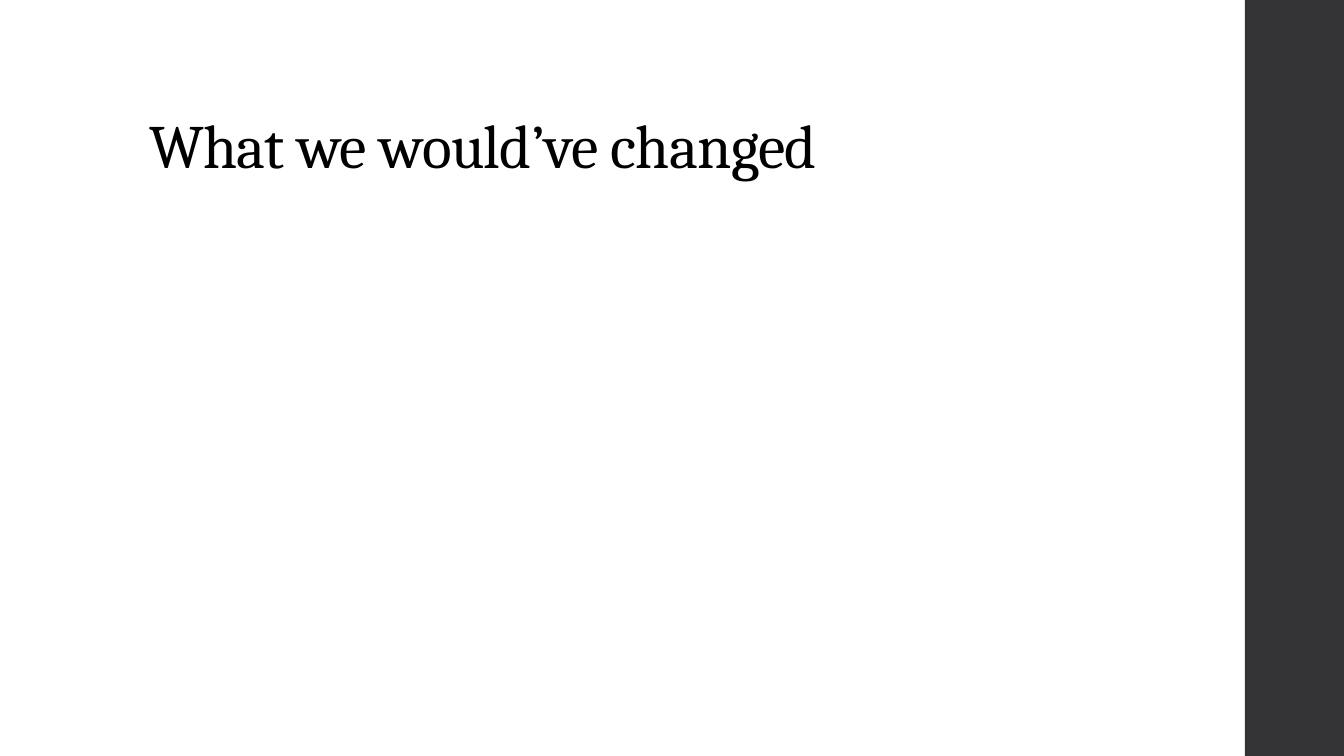
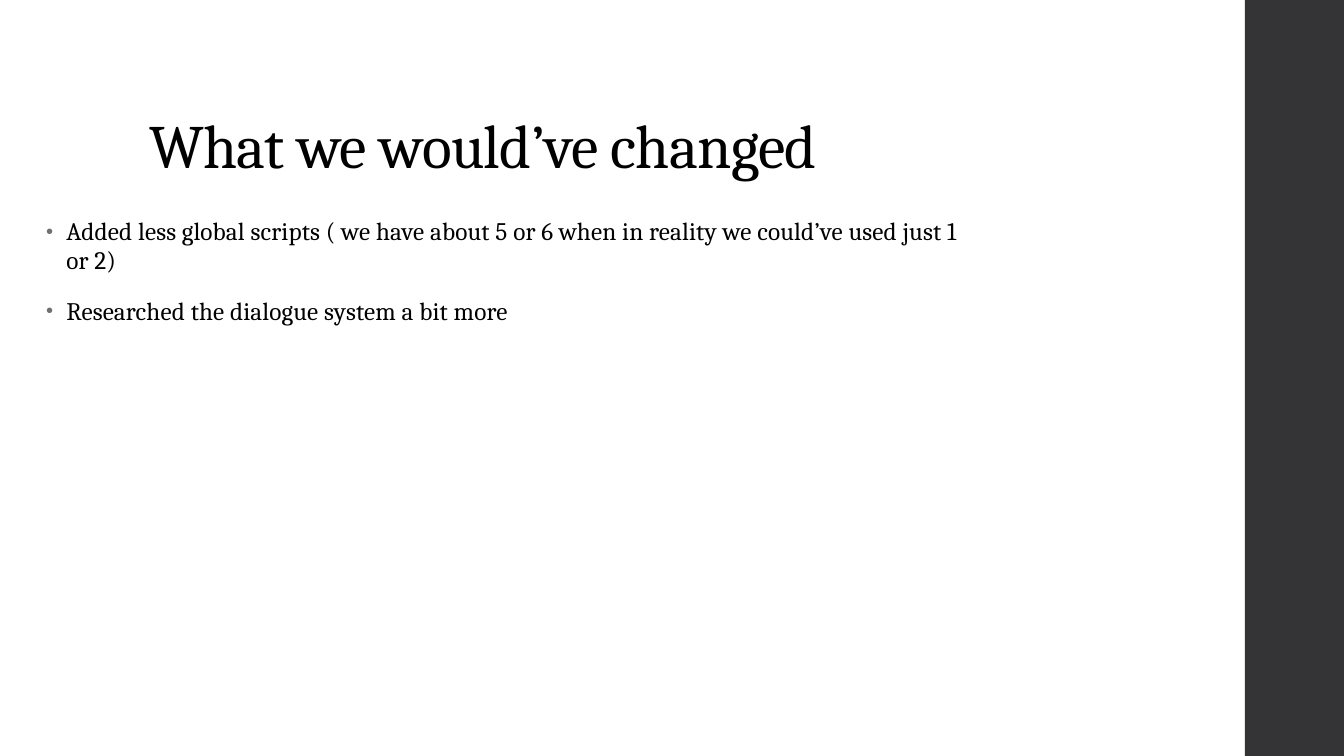
Before and after one commit to Novogenuata/DinoGameGodot, a slide deck: slide 9 of powerpoint/Dino Game.pptx. Drawn at 1344x756 pixels with LibreOffice and Linux fonts; fonts in the diff are those of the drawing. Boxes give left, top, right and bottom in pixels: in the first picture for what was removed or moved away, otherwise in the second. Text is boxed around its words. In the diff, an @@ line names an element or a change of style, - is before the commit and + after.

```diff
--- a/powerpoint/Dino Game.pptx
+++ b/powerpoint/Dino Game.pptx
@@ text added at (x1=66, y1=222, x2=956, y2=326), 18 pt, text #000000 @@
+• Added less global scripts ( we have about 5 or 6 when in reality we could’ve used just 1 or 2)
+• Researched the dialogue system a bit more
```
Also in this commit, not shown: 2 other slides changed, 1 slide added, 1 other file.
